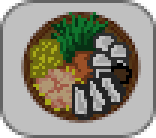
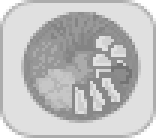
The second 156 x 138 image is a revision of the first. Changes to its layers:
pixels changed over 0, 0, 156, 138 (layer not identified)
